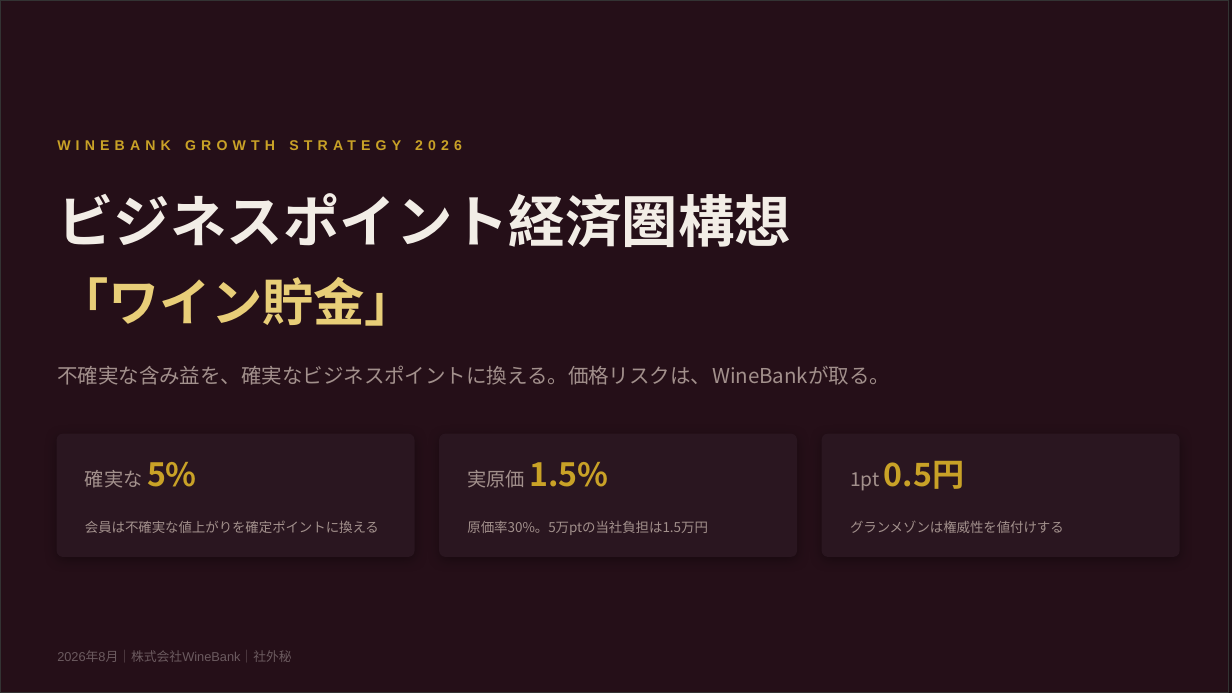
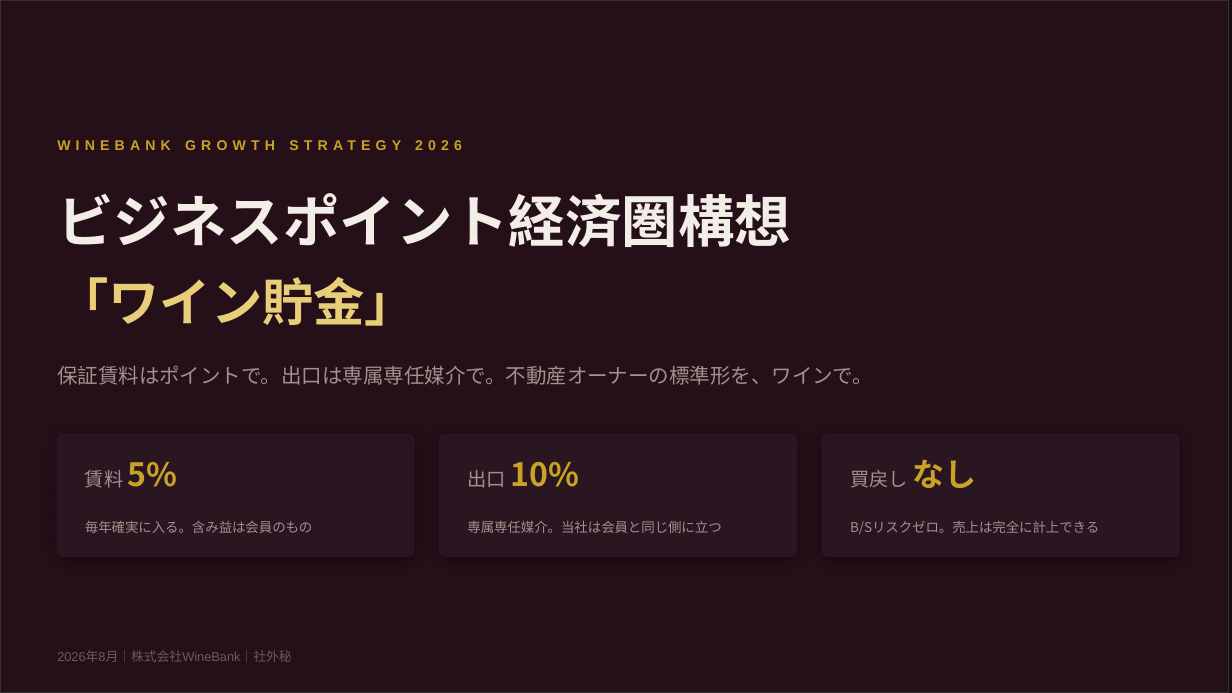
Before and after one commit to nakano-winebank/wine-auction, a slide deck: slide 1 of 提案資料/WineBank_ビジネスポイント経済圏構想.pptx. Drawn at 1232x693 pixels with LibreOffice and Linux fonts; fonts in the diff are those of the drawing. Boxes give left, top, right and bottom in pixels: in the first picture for what was removed or moved away, otherwise in the second. Text is boxed around its words. In the diff, an @@ line names an element or a change of style, - is before the commit and + after.

```diff
--- a/提案資料/WineBank_ビジネスポイント経済圏構想.pptx
+++ b/提案資料/WineBank_ビジネスポイント経済圏構想.pptx
@@ text at bbox=[57, 365, 873, 385]: text changed @@
-不確実な含み益を、確実なビジネスポイントに換える。価格リスクは、WineBankが取る。
+保証賃料はポイントで。出口は専属専任媒介で。不動産オーナーの標準形を、ワインで。
@@ text at bbox=[85, 462, 178, 488]: text changed @@
-確実な 5%
+賃料 5%
@@ text at bbox=[467, 462, 579, 488]: text changed @@
-実原価 1.5%
+出口 10%
@@ text at bbox=[850, 460, 976, 488]: text changed; size 25 to 15 pt; text colour #C9A227 to #A2908C; bold off @@
-1pt 0.5円
+買戻し なし
@@ text at bbox=[85, 521, 312, 533]: text changed @@
-会員は不確実な値上がりを確定ポイントに換える
+毎年確実に入る。含み益は会員のもの
@@ text at bbox=[467, 520, 721, 533]: text changed @@
-原価率30%。5万ptの当社負担は1.5万円
+専属専任媒介。当社は会員と同じ側に立つ
@@ text at bbox=[850, 521, 1099, 535]: text changed @@
-グランメゾンは権威性を値付けする
+B/Sリスクゼロ。売上は完全に計上できる
```
Also in this commit, not shown: 7 other slides changed, 3 slides added, 2 slides removed, 1 other file.
